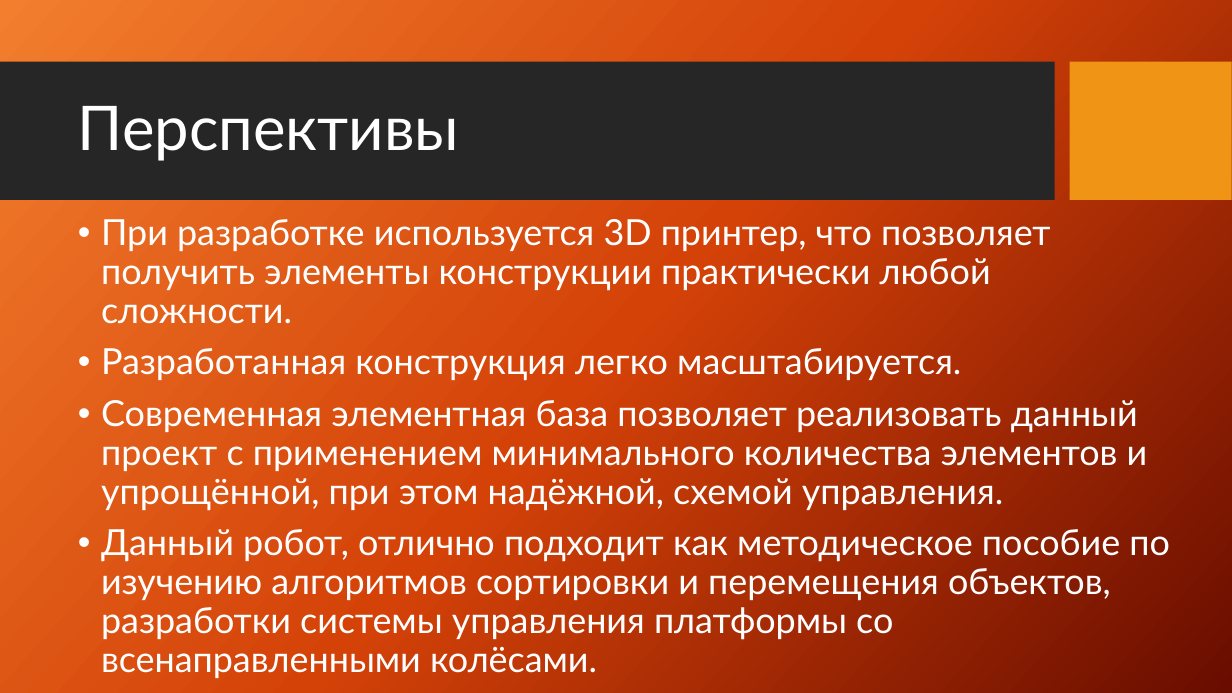
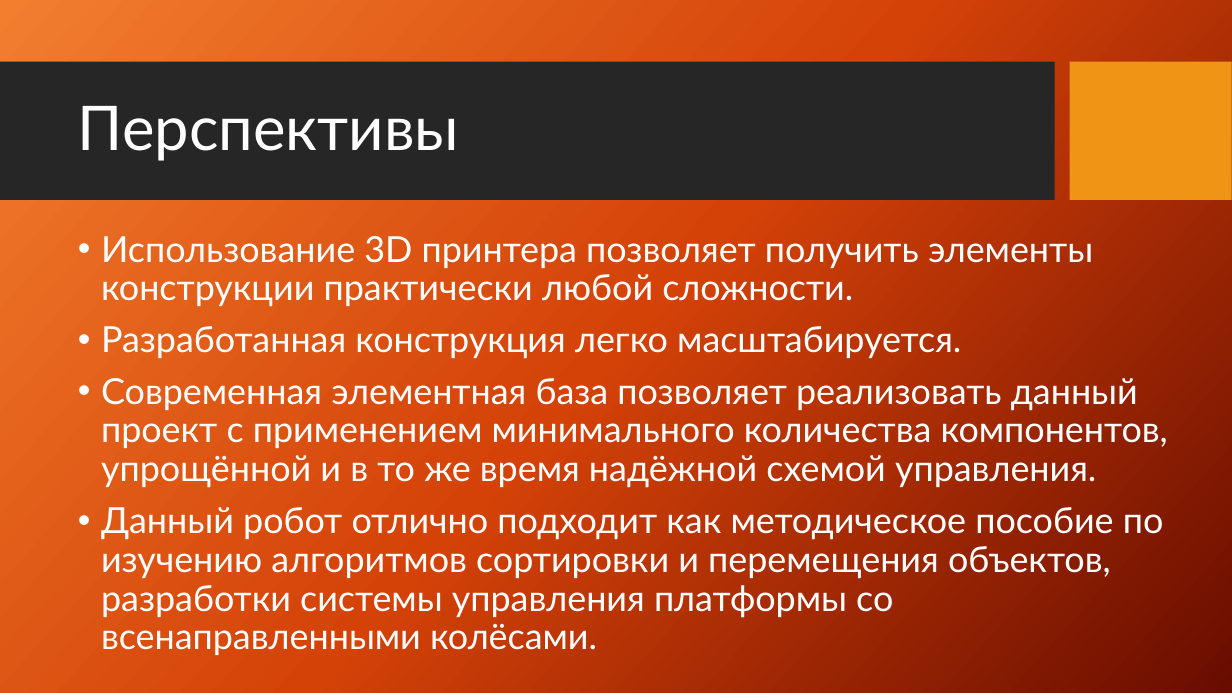
Before and after one commit to vladubase/WorldSkillsBelarus2020, a slide deck: slide 15 of Presentation/Презентация проектных решений.pptx (slide 11 before the commit). Drawn at 1232x693 pixels with LibreOffice and Linux fonts; fonts in the diff are those of the drawing; background and template pictures are left out. Boxes give left, top, right and bottom in pixels: in the first picture for what was removed or moved away, otherwise in the second. Text is boxed around its words. In the diff, an @@ line names an element or a change of style, - is before the commit and + after.

```diff
--- a/Presentation/Презентация проектных решений.pptx
+++ b/Presentation/Презентация проектных решений.pptx
@@ text "Использование 3D принтера позволяет получить ...": place and size @@
-text "Использование 3D принтера позволяет получить ..." at (101, 219, 1170, 678)
+text "Использование 3D принтера позволяет получить ..." at (101, 236, 1168, 655)
@@ text at (101, 236, 1093, 307): text changed @@
-• При разработке используется 3D принтер, что позволяет получить элементы конструкции практически любой сложности.
+• Использование 3D принтера позволяет получить элементы конструкции практически любой сложности.
@@ text at (101, 378, 1168, 655): text changed @@
-• Современная элементная база позволяет реализовать данный проект с применением минимального количества элементов и упрощённой, при этом надёжной, схемой управления.
-• Данный робот, отлично подходит как методическое пособие по изучению алгоритмов сортировки и перемещения объектов, разработки системы управления платформы со всенаправленными колёсами.
+• Современная элементная база позволяет реализовать данный проект с применением минимального количества компонентов, упрощённой и в то же время надёжной схемой управления.
+• Данный робот отлично подходит как методическое пособие по изучению алгоритмов сортировки и перемещения объектов, разработки системы управления платформы со всенаправленными колёсами.
```
Also in this commit, not shown: 6 other slides changed, 4 slides added.
